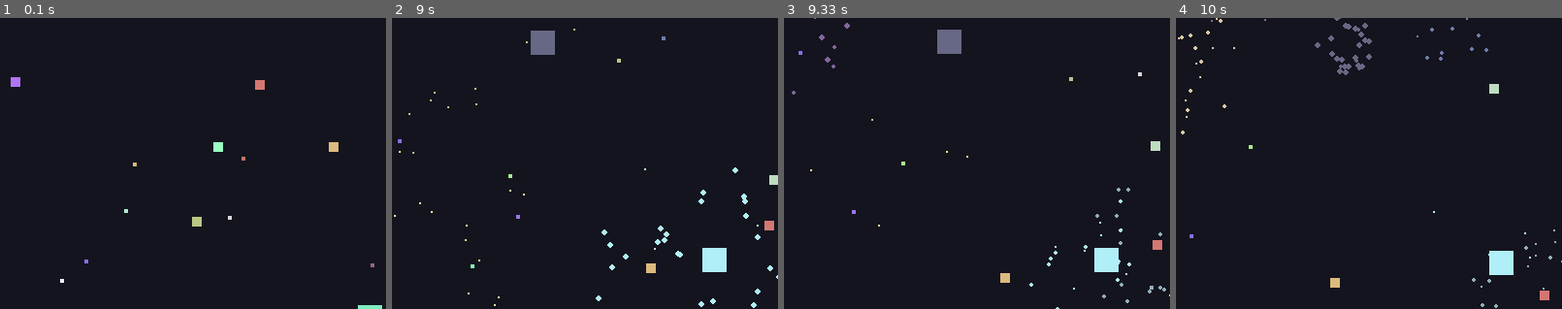
Above: before the commit, frames 1-4 (left to right).
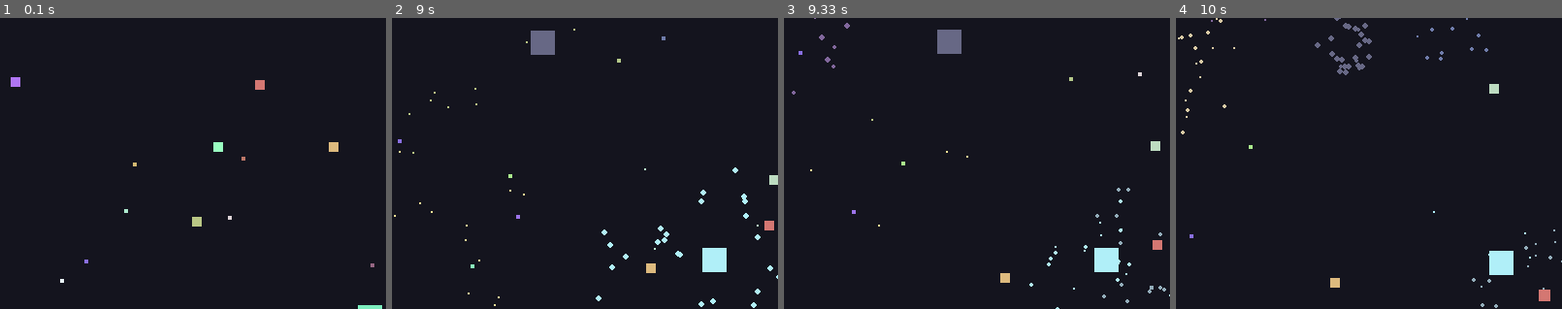
Above: after the commit, the same moments.

Repository: Krishnabansal2006/lab8-pygame
Game: pygame game, started from main.py
The game is run twice, just before and just after one commit, with the same random seed, the same clock (stepped at 60 frames per second) and the same inputs.
Inputs:
- Up to frame 1 (0.1 s): no input
- Up to frame 2 (9 s): no input
- Up to frame 3 (9.33 s): no input
- Up to frame 4 (10 s): no input
The pictures show only the part of the screen within x 45-95%, y 42-92%; the shares and areas given below are measured in that part.

Frames 1-3 are identical in both runs. In frame 4, less than 0.1% of the frame differs, in the area x 93-97%, y 93-98%.

Commit message:
exam: q5 - eating

Diff:
--- a/sim/entities.py
+++ b/sim/entities.py
@@ -59,26 +59,33 @@
         """Exercise 4: Returns a pygame Rect for collision detection."""
         return pygame.Rect(int(self.x), int(self.y), self.size, self.size)
 
+    def grow(self, amount: int) -> None:
+        """Exercise 5: Increase size and update max speed accordingly."""
+        self.size += amount
+        self.max_speed = MAX_SPEED * (MIN_SIZE / self.size)
+        self.speed = self.max_speed
+
     def is_dead(self) -> bool:
         return self.age >= self.lifespan
 
-    def is_caught(self, squares: list["Square"]) -> bool:
-        """Exercise 4: Updated to use Rect collision instead of distance."""
+    def get_predator(self, squares: list["Square"]) -> "Square | None":
+        """Exercise 5: Identify if a larger square is eating this one."""
         my_rect = self.get_rect()
-
         for other in squares:
             if other is self:
                 continue
-
-            # Larger square eats smaller square
             if other.size > self.size:
                 if my_rect.colliderect(other.get_rect()):
-                    return True
-        return False
+                    return other
+        return None
+
+    def is_caught(self, squares: list["Square"]) -> bool:
+        """Exercise 4/5: Check for predator collision."""
+        return self.get_predator(squares) is not None
 
     def draw(self, surface: pygame.Surface) -> None:
         pygame.draw.rect(
             surface,
             self.color,
-            self.get_rect(),  # Using the new get_rect method
+            self.get_rect(),
         )
--- a/sim/game.py
+++ b/sim/game.py
@@ -26,8 +26,14 @@
         # update_square now uses move_and_wrap internally (Exercise 3)
         update_square(square, WIDTH, HEIGHT, squares, dt)
 
-        # is_caught now uses Rect-based collision (Exercise 4)
-        if square.is_dead() or square.is_caught(squares):
+        # Exercise 5: Check for predator to handle growth
+        predator = square.get_predator(squares)
+
+        if square.is_dead() or predator is not None:
+            if predator is not None:
+                # Predator grows by 2 pixels when eating
+                predator.grow(2)
+
             center_x: float = square.x + square.size / 2
             center_y: float = square.y + square.size / 2
             particles.extend(create_death_particles(center_x, center_y, square.color))
@@ -95,7 +101,6 @@
         squares.append(create_fixed_square(WIDTH, HEIGHT, 4))
 
     particles: list[Particle] = []
-    # Updated type hint for Exercise 2/4
     pending_spawns: list[tuple[float, float, float, int]] = []
     current_time: float = 0.0
 
